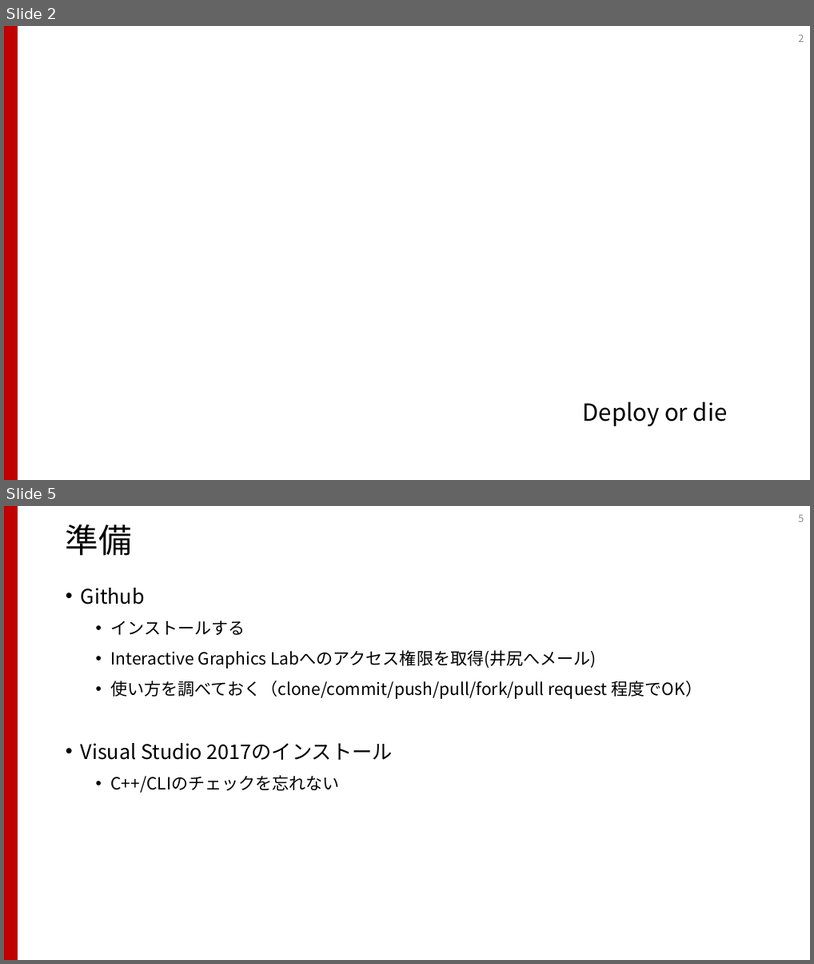
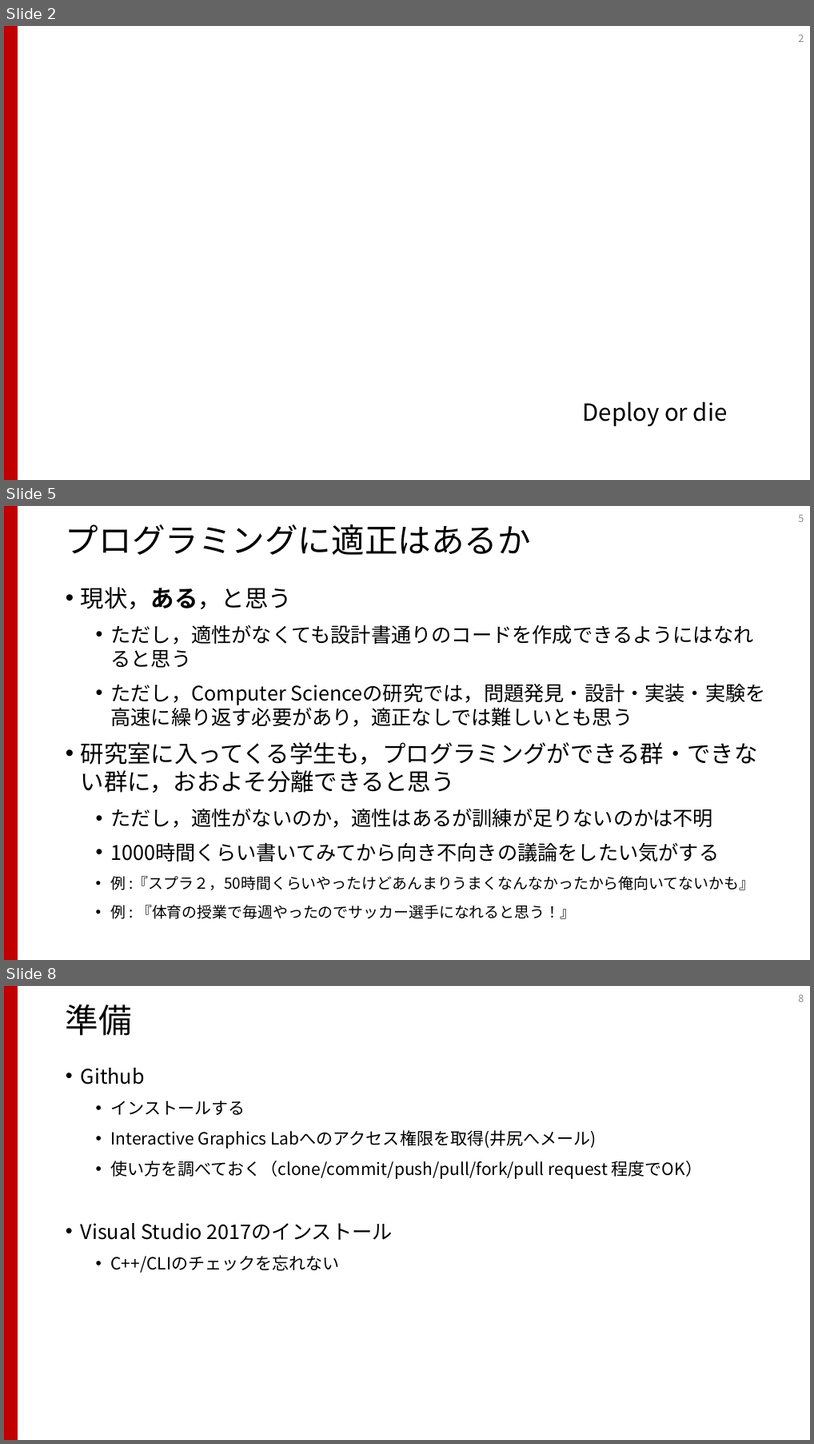
Before and after one commit to shibasab/IGLabProgramBootup, a slide deck: プログラミングスタートアップ.pptx. Shown one above the other, each under a label of ours: slides 2 and 5 before the commit, slides 2, 5 and 8 after it; the slides between them are not shown. The pictures are 814x964 and 814x1444 pixels, drawn with LibreOffice and Linux fonts; fonts in the diff are those of the drawing. Boxes give left, top, right and bottom in pixels: in the first picture for what was removed or moved away, otherwise in the second. Text is boxed around its words. In the diff, an @@ line names an element or a change of style, - is before the commit and + after.

```diff
--- a/プログラミングスタートアップ.pptx
+++ b/プログラミングスタートアップ.pptx
@@ slide 5 added at box(4, 506, 810, 960), background #FFFFFF; not listed: 1 template element that a slide beside it also shows @@
@@ title added at box(66, 524, 531, 555), 39.6 pt, text #000000 @@
+プログラミングに適正はあるか
@@ page number added at box(798, 515, 804, 522), 12 pt, text #8C8C8C @@
+5
@@ text added at box(81, 587, 766, 919), 24 pt, text #000000 @@
+• 現状，ある，と思う
+  • ただし，適性がなくても設計書通りのコードを作成できるようにはなれると思う
+  • ただし，Computer Scienceの研究では，問題発見・設計・実装・実験を高速に繰り返す必要があり，適正なしでは難しいとも思う
+• 研究室に入ってくる学生も，プログラミングができる群・できない群に，おおよそ分離できると思う
+  • ただし，適性がないのか，適性はあるが訓練が足りないのかは不明
+  • 1000時間くらい書いてみてから向き不向きの議論をしたい気がする
+  • 例 :『スプラ２，50時間くらいやったけどあんまりうまくなんなかったから俺向いてないかも』
+  • 例 : 『体育の授業で毎週やったのでサッカー選手になれると思う！』
@@ what was slide 5 is now slide 8 @@
```
Also in this commit, not shown: 4 slides changed, 3 other slides added.
